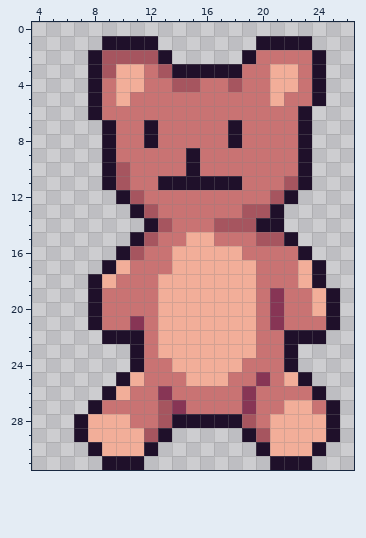
Pixel-art file -- assets/bear.aseprite. Above: the version before the commit.
32x32 pixels, 1 frame. Shown: x 4..26, y 0..31.
After:
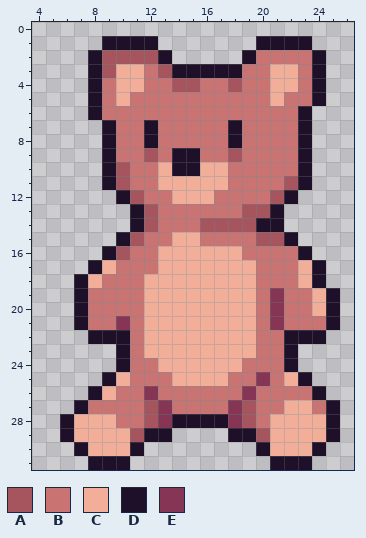
Palette (. is transparent): A #a6555f  B #c97373  C #f2ae99  D #1f102a  E #873555
From old to new:
Colour B gives way to colour A in row 9 at x 12 and 18; in row 14 at x 16; in rows 27 to 28 at x 12.
Colour C gives way to colour A in row 29 at x 11.
Colour D gives way to colour A in row 14 at x 12; in row 15 at x 11; in row 16 at x 10.
Colour E gives way to colour A in row 27 at x 19.
Colour A gives way to colour B in row 14 at x 13; in row 15 at x 12; in row 16 at x 11.
Colour C gives way to colour B in row 15 at x 16; in row 17 at x 10; in row 18 at x 9; in row 25 at x 11; in row 26 at x 10; in row 28 at x 10.
Colour D gives way to colour B in row 11 at x 18; in rows 19 to 21 at x 8; in rows 22 to 24 at x 11; in row 27 at x 8.
Colour E gives way to colour B in row 21 at x 11; in row 26 at x 13; in row 27 at x 14.
Colour B gives way to colour C in row 10 at x 13 and 16 to 17; in row 12 at x 14 to 16; in row 15 at x 14; in rows 16 to 17 at x 13; in rows 18 to 23 at x 12; in row 24 at x 13.
Colour B gives way to colour C in row 25 at x 14.
Colour D gives way to colour C in row 11 at x 13 to 17; in row 17 at x 9; in row 18 at x 8; in row 25 at x 10; in row 26 at x 9; in rows 28 to 29 at x 7.
Colour D gives way to colour C in row 30 at x 8.
The edit adds colour D in row 14 at x 11; in row 15 at x 10; in row 16 at x 9; in row 17 at x 8; in rows 18 to 21 at x 7; in row 22 at x 8.
The edit adds colour D in rows 23 to 24 at x 10; in row 25 at x 9; in row 26 at x 8; in row 27 at x 7; in row 28 at x 6; in row 29 at x 6 and 18.
The edit adds colour D in row 30 at x 7; in row 31 at x 8.
Colour A gives way to colour D in row 29 at x 12.
Colour B gives way to colour D in rows 9 to 10 at x 14.
Colour C gives way to colour D in row 30 at x 11.
Colour A gives way to colour E in rows 27 to 28 at x 13.
Colour B gives way to colour E in row 21 at x 10; in row 26 at x 12; in row 27 at x 18.
Colour D gives way to colour E in row 28 at x 18.
The edit erases colour D in row 30 at x 12; in row 31 at x 11.
